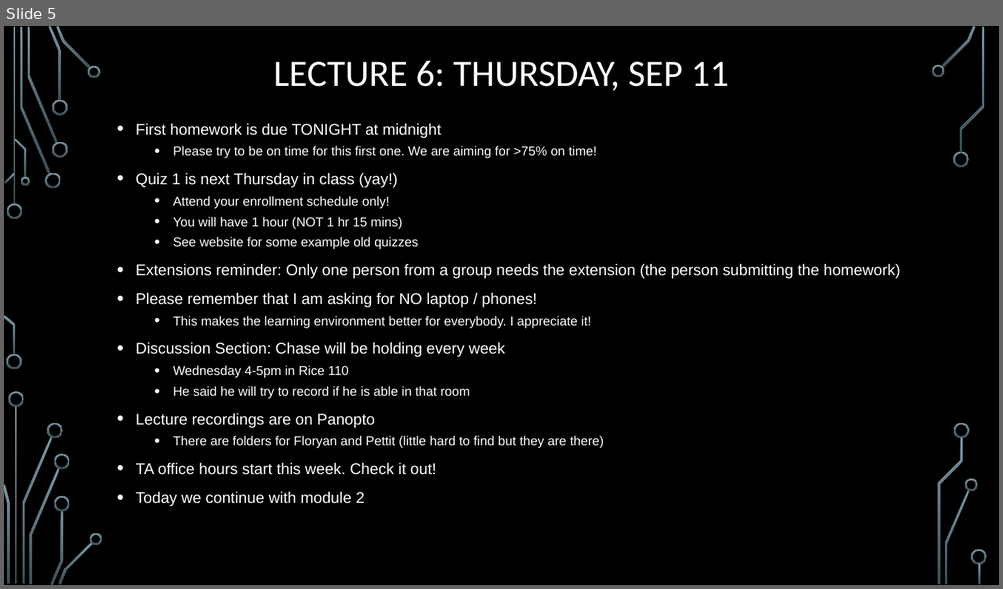
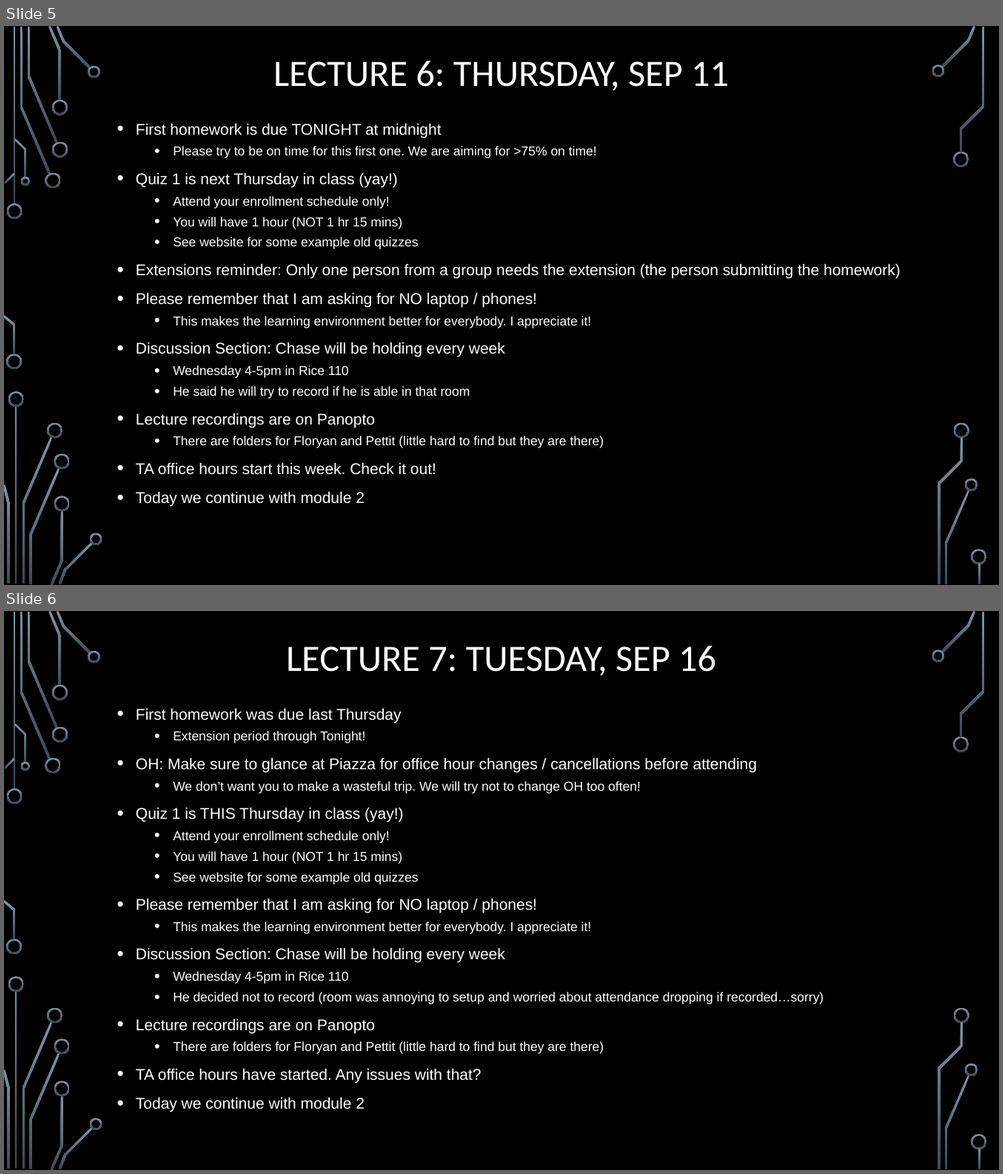
Before and after one commit to markfloryan/dmt2, a slide deck: slides/00-DailyAnnouncements.pptx. Shown one above the other, each under a label of ours: slide 5 before the commit, slides 5 and 6 after it. The pictures are 1003x589 and 1003x1174 pixels, drawn with LibreOffice and Linux fonts; fonts in the diff are those of the drawing; background and template pictures are left out. Boxes give left, top, right and bottom in pixels: in the first picture for what was removed or moved away, otherwise in the second. Text is boxed around its words. In the diff, an @@ line names an element or a change of style, - is before the commit and + after.

```diff
--- a/slides/00-DailyAnnouncements.pptx
+++ b/slides/00-DailyAnnouncements.pptx
@@ slide 6 added at bbox=[4, 611, 999, 1170], background picture (left out); not listed: 36 template elements that a slide beside it also shows @@
@@ title added at bbox=[286, 646, 716, 676], 36 pt, text #FFFFFF @@
+LECTURE 7: TUESDAY, SEP 16
@@ text added at bbox=[136, 708, 823, 1112], 12.5 pt, text #FFFFFF @@
+• First homework was due last Thursday
+  • Extension period through Tonight!
+• OH: Make sure to glance at Piazza for office hour changes / cancellations before attending
+  • We don’t want you to make a wasteful trip. We will try not to change OH too often!
+• Quiz 1 is THIS Thursday in class (yay!)
+  • Attend your enrollment schedule only!
+  • You will have 1 hour (NOT 1 hr 15 mins)
+  • See website for some example old quizzes
+• Please remember that I am asking for NO laptop / phones!
+  • This makes the learning environment better for everybody. I appreciate it!
+• Discussion Section: Chase will be holding every week
+  • Wednesday 4-5pm in Rice 110
+  • He decided not to record (room was annoying to setup and worried about attendance dropping if recorded…sorry)
+• Lecture recordings are on Panopto
+  • There are folders for Floryan and Pettit (little hard to find but they are there)
+• TA office hours have started. Any issues with that?
+• Today we continue with module 2
```
Also in this commit, not shown: 1 slide changed, 1 other file.
